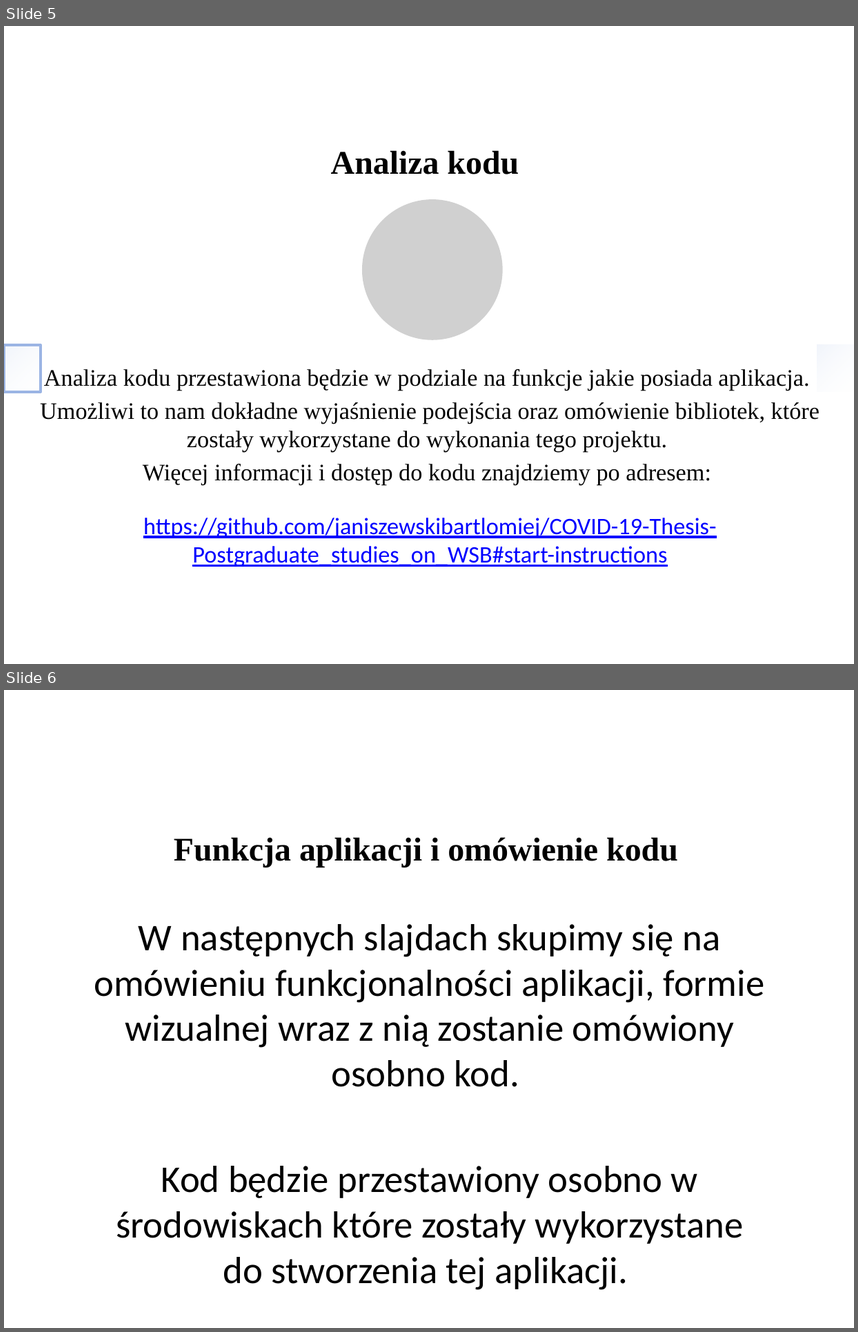
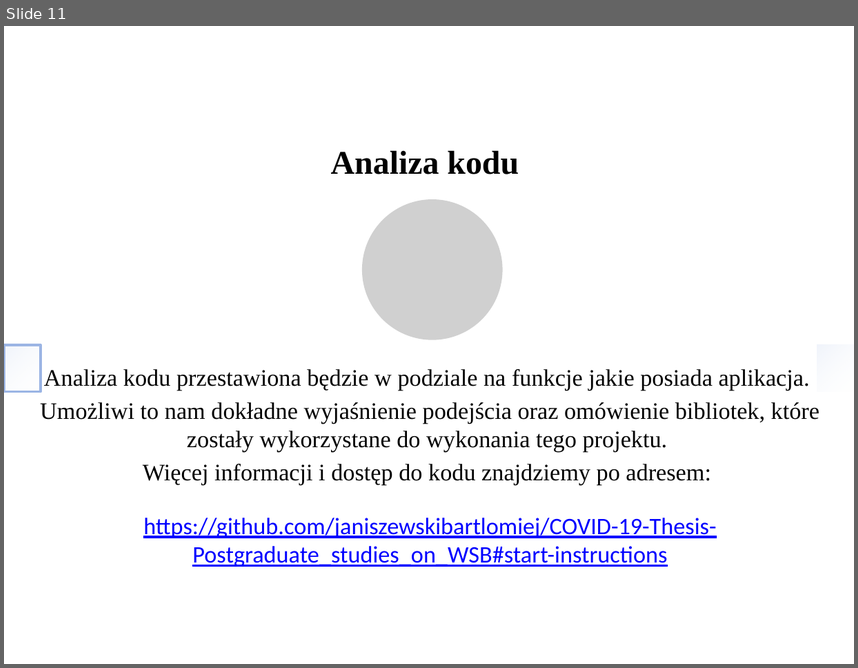
Before and after one commit to janiszewskibartlomiej/COVID-19-Thesis-Postgraduate_studies_on_WSB, a slide deck: docs/WSB_prezentacja_pracy_dyplomowej.pptx. Shown one above the other, each under a label of ours: slides 5 and 6 before the commit, slide 11 after it. The pictures are 858x1332 and 858x668 pixels, drawn with LibreOffice and Linux fonts; fonts in the diff are those of the drawing; grey boxes stand for pictures; background and template pictures are left out. Boxes give left, top, right and bottom in pixels: in the first picture for what was removed or moved away, otherwise in the second. Text is boxed around its words. In the diff, an @@ line names an element or a change of style, - is before the commit and + after.

```diff
--- a/docs/WSB_prezentacja_pracy_dyplomowej.pptx
+++ b/docs/WSB_prezentacja_pracy_dyplomowej.pptx
@@ slide 6 removed at <box>4,690,854,1328</box>, background picture (left out) @@
@@ text removed at <box>174,837,678,867</box> @@
-Funkcja aplikacji i omówienie kodu
@@ text removed at <box>94,924,764,1290</box> @@
-W następnych slajdach skupimy się na omówieniu funkcjonalności aplikacji, formie wizualnej wraz z nią zostanie omówiony osobno kod.
-Kod będzie przestawiony osobno w środowiskach które zostały wykorzystane do stworzenia tej aplikacji.
@@ what was slide 5 is now slide 11 @@
```
Also in this commit, not shown: 7 slides changed.
